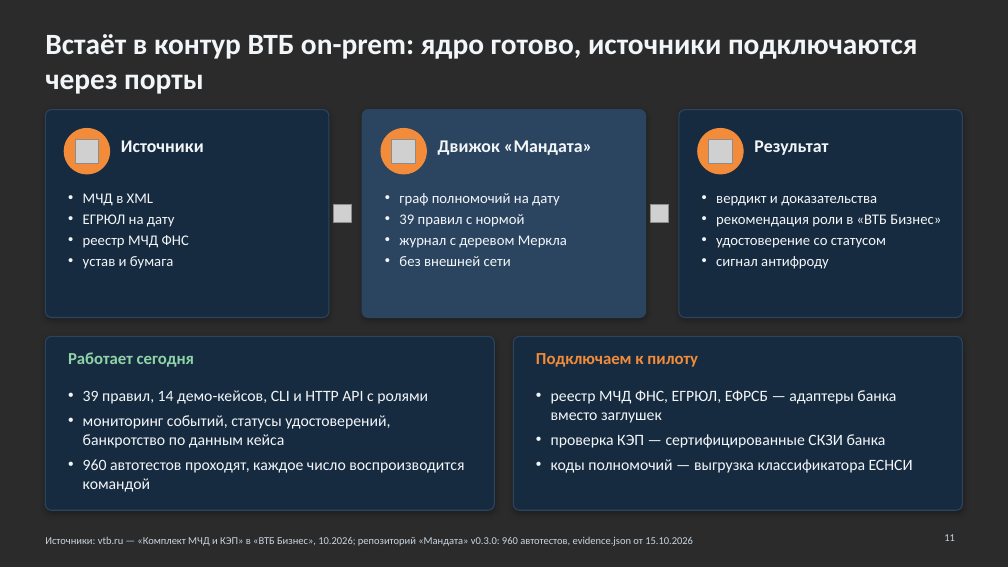
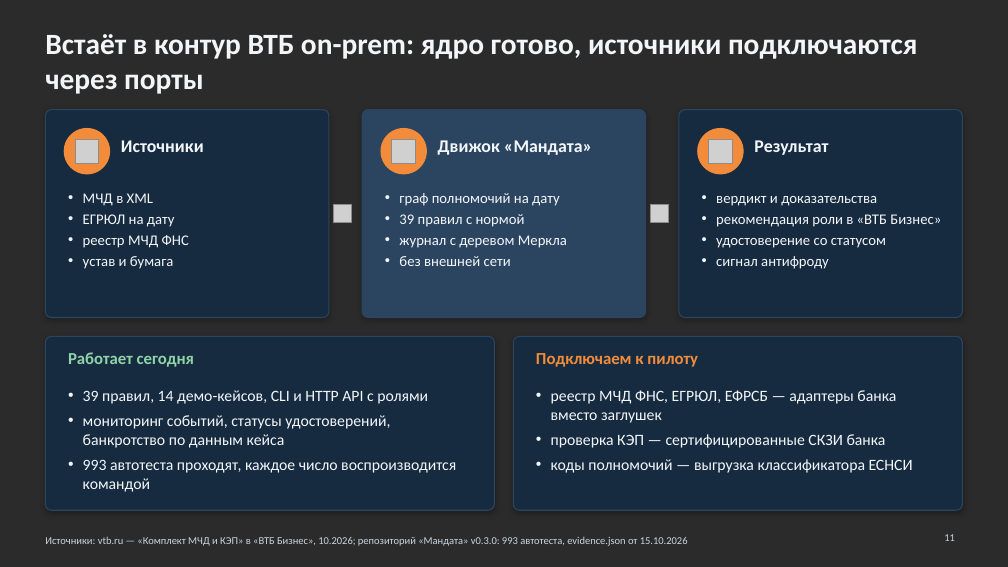
Before and after one commit to KonkovDV/Mandat, a slide deck: slide 11 of submission/slides/Mandat_VTB.pptx. Drawn at 1008x567 pixels with LibreOffice and Linux fonts; fonts in the diff are those of the drawing; grey boxes stand for pictures; background and template pictures are left out; a plain dark background stands for a picture behind light text. Boxes give left, top, right and bottom in pixels: in the first picture for what was removed or moved away, otherwise in the second. Text is boxed around its words. In the diff, an @@ line names an element or a change of style, - is before the commit and + after.

Commit message:
fix(M-01/M-02): fail-closed attestation status + flock CAS revocation (#18)
M-01: fail-closed status_dir; crypto-only never says «принимается».
M-02: flock + OR-merge + CURRENT; Ваня blockers closed.
Claims synced to evidence.json: 993 автотестов, 95.8% coverage.

```diff
--- a/submission/slides/Mandat_VTB.pptx
+++ b/submission/slides/Mandat_VTB.pptx
@@ text at [83, 460, 456, 492]: text changed @@
-• 960 автотестов проходят, каждое число воспроизводится командой
+• 993 автотеста проходят, каждое число воспроизводится командой
@@ text at [45, 537, 688, 546]: text changed @@
-Источники: vtb.ru — «Комплект МЧД и КЭП» в «ВТБ Бизнес», 10.2026; репозиторий «Мандата» v0.3.0: 960 автотестов, evidence.json от 15.10.2026
+Источники: vtb.ru — «Комплект МЧД и КЭП» в «ВТБ Бизнес», 10.2026; репозиторий «Мандата» v0.3.0: 993 автотеста, evidence.json от 15.10.2026
```
Also in this commit, not shown: 2 other slides changed, 15 other files.
